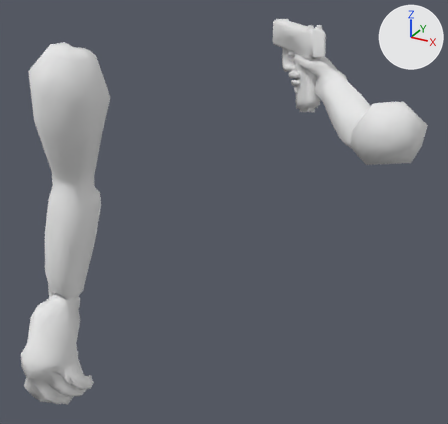
The Blender file gamedata/models/arms_newpistol/arms_newpistol.blend, before and after one commit.
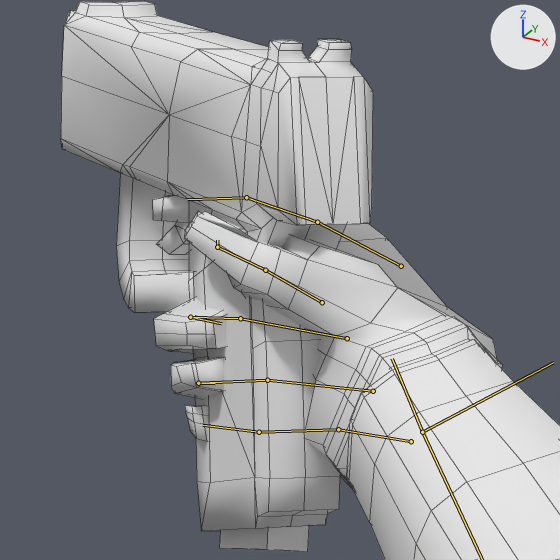
Old and new are each drawn whole from a 50 mm lens placed at (6.3, -12.08, 3.38), pointed at (0.33, -1.23, -2.05) and again close up on the part from 59% to 80% of the width and 4% to 27% of the height. Every picture has the same lights, and +X, +Y and +Z are marked at upper right. Both versions are drawn at frame 1 of the action 'IDLE'; the numbers are the values there. The bones that bend it are drawn over the model as lines in the close-ups. The close-ups show mesh edges as thin lines.

The first close-up shows 'Arms', 'Magazine', 'Pistol'.
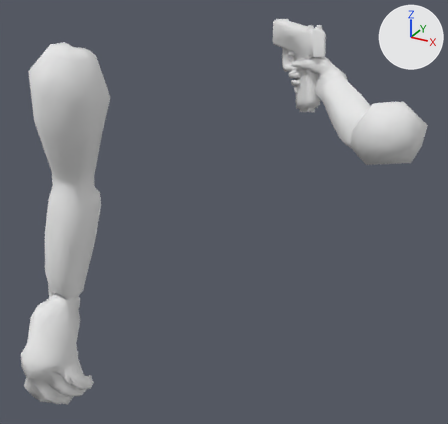
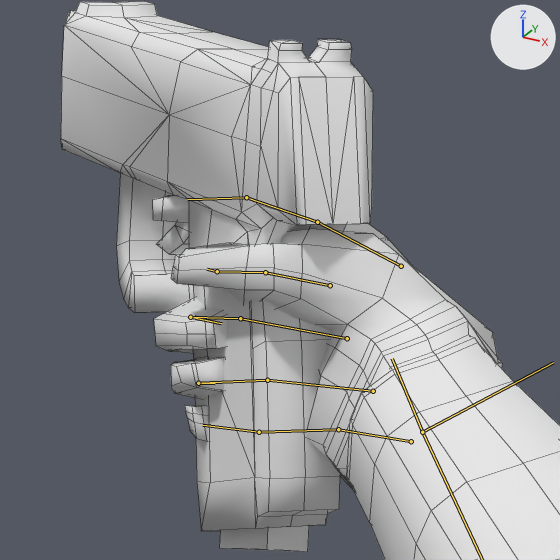
Edits to the scene script, one JSON object a line:
```json
{"block": "bone_thumb1_r", "where": "bone_thumb1_r = bpy.data.objects['Armature'].pose.bones['Thumb1.R']  # child of 'Palm.R'"}
{"op": "set", "path": "bone_thumb1_r.location", "old": "(0.4, -0.14, -0.03)", "new": "(0.36, -0.08, -0.07)"}
{"op": "set", "path": "bone_thumb1_r.rotation_quaternion", "old": "(0.911, 0.099, -0.057, -0.397)", "new": "(0.845, 0.229, -0.016, -0.482)", "note": "degrees (13, -1, -47) -> degrees (24, 11, -57)"}
{"block": "bone_thumb2_r", "where": "bone_thumb2_r = bpy.data.objects['Armature'].pose.bones['Thumb2.R']  # child of 'Thumb1.R'"}
{"op": "set", "path": "bone_thumb2_r.rotation_quaternion", "old": "(0.976, 0.19, -0.047, 0.1)", "new": "(0.969, 0.207, -0.013, 0.134)", "note": "degrees (21, -7, 10) -> degrees (23, -5, 15)"}
{"block": "bone_thumb3_r", "where": "bone_thumb3_r = bpy.data.objects['Armature'].pose.bones['Thumb3.R']  # child of 'Thumb2.R'"}
{"op": "set", "path": "bone_thumb3_r.rotation_quaternion", "old": "(0.953, 0.183, -0.032, 0.239)", "new": "(0.963, 0.099, -0.166, 0.189)", "note": "degrees (20, -9, 27) -> degrees (8, -21, 21)"}
```

Pixel boxes [x1, y1, x2, y2] of what changed, in the close-ups (560 x 560 px):
```json
{"object": "Arms", "change": "posed", "before": [153, 195, 560, 560], "after": [153, 195, 560, 560]}
{"bone": "Thumb1.R", "before": "(322, 302) to (265, 270)", "after": "(330, 285) to (265, 272)"}
{"bone": "Thumb2.R", "before": "(265, 270) to (217, 247)", "after": "(265, 272) to (217, 271)"}
{"bone": "Thumb3.R", "before": "(217, 247) to (217, 240)", "after": "(217, 271) to (207, 269)"}
```
